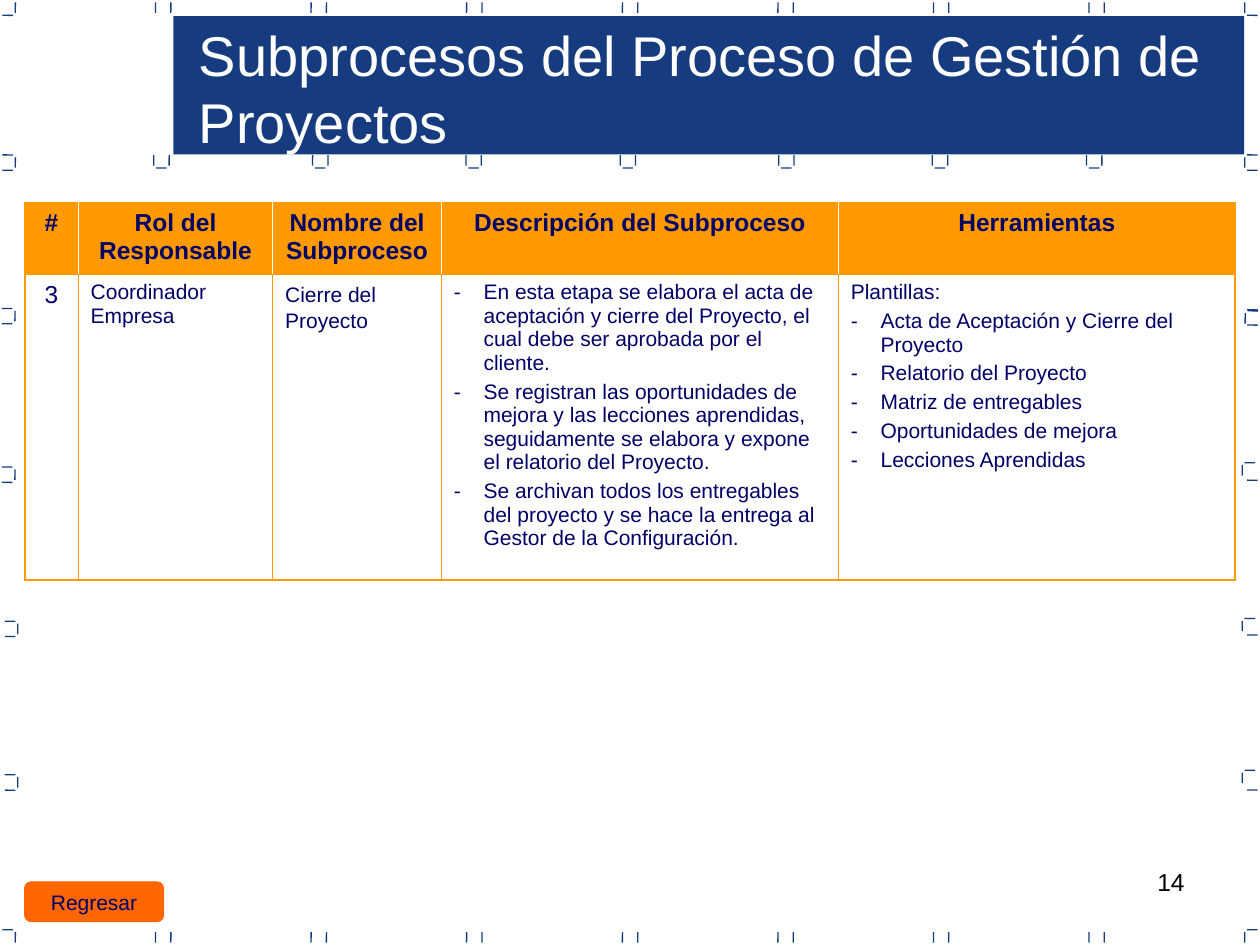
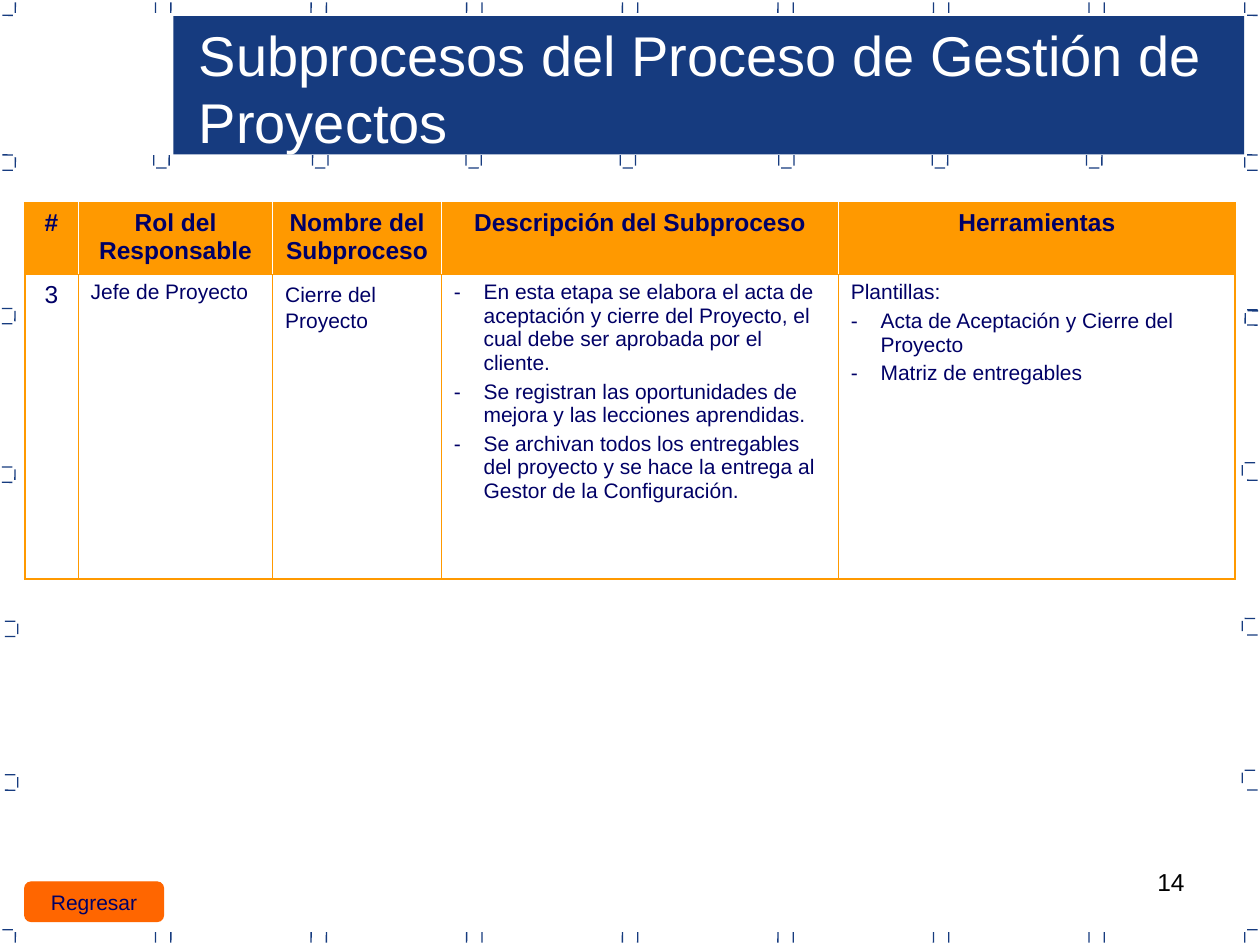
Before and after one commit to joansafr/Dev90PlusPlus, a slide deck: slide 14 of Area PP_PMC/7.0.1.23 Proceso de gestion de proyectos.ppt. Drawn at 1260x945 pixels with LibreOffice and Linux fonts; fonts in the diff are those of the drawing. Boxes give left, top, right and bottom in pixels: in the first picture for what was removed or moved away, otherwise in the second. Text is boxed around its words. In the diff, an @@ line names an element or a change of style, - is before the commit and + after.

Commit message:
Area PP_PMC
Se actualizo la ppt de proceso de gestion y se indico los puntos a
completar/mejorar del Plan de Proyecto (Titulo de color rojo).

```diff
--- a/Area PP_PMC/7.0.1.23 Proceso de gestion de proyectos.ppt
+++ b/Area PP_PMC/7.0.1.23 Proceso de gestion de proyectos.ppt
@@ table at [25, 203, 1236, 580] @@
-row 2: 3 | Coordinador Empresa | Cierre del Proyecto | En esta etapa se elabora el acta de aceptación y cierre del Proyecto, el cual debe ser aprobada por el cliente. / Se registran las oportunidades de mejora y las lecciones aprendidas, seguidamente se elabora y expone el relatorio del Proyecto. / Se archivan todos los entregables del proyecto y se hace la entrega al Gestor de la Configuración. | Plantillas: / Acta de Aceptación y Cierre del Proyecto / Relatorio del Proyecto / Matriz de entregables / Oportunidades de mejora / Lecciones Aprendidas
+row 2: 3 | Jefe de Proyecto | Cierre del Proyecto | En esta etapa se elabora el acta de aceptación y cierre del Proyecto, el cual debe ser aprobada por el cliente. / Se registran las oportunidades de mejora y las lecciones aprendidas. / Se archivan todos los entregables del proyecto y se hace la entrega al Gestor de la Configuración. | Plantillas: / Acta de Aceptación y Cierre del Proyecto / Matriz de entregables
```
Also in this commit, not shown: 19 other slides changed, 1 other file.
